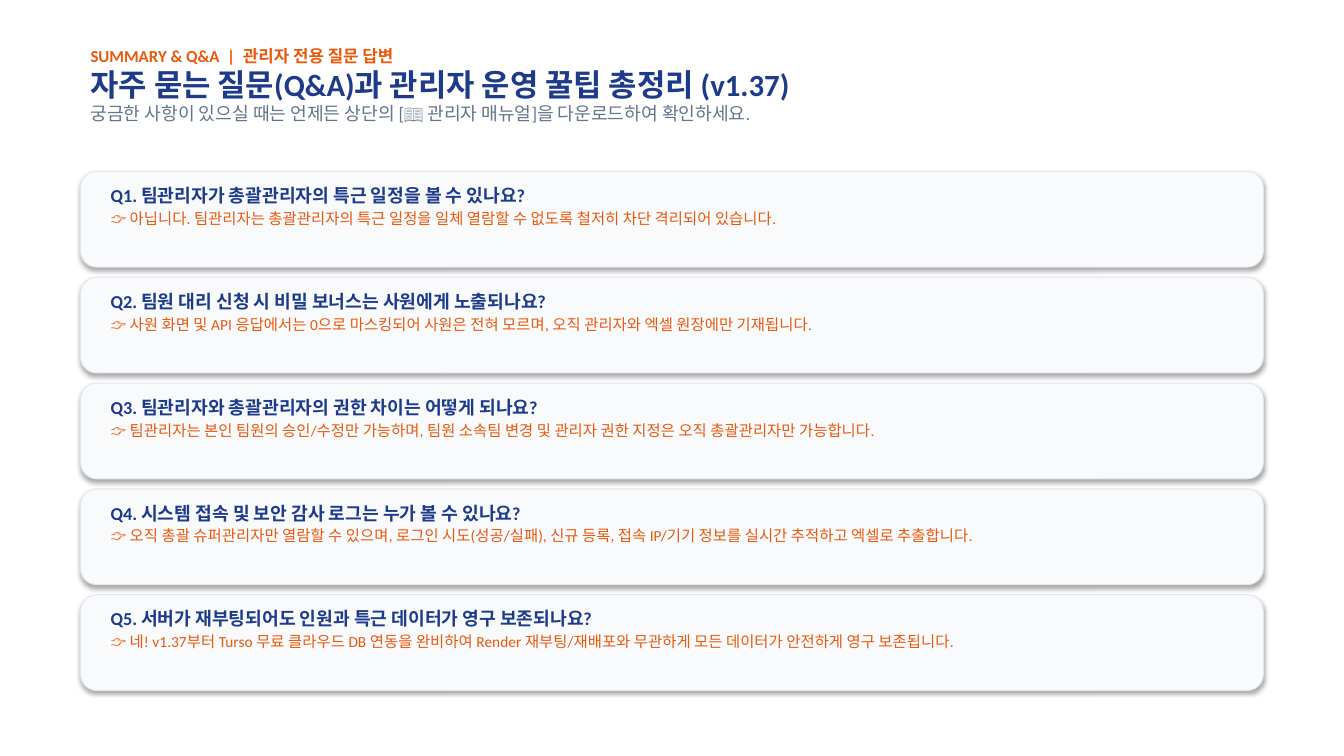
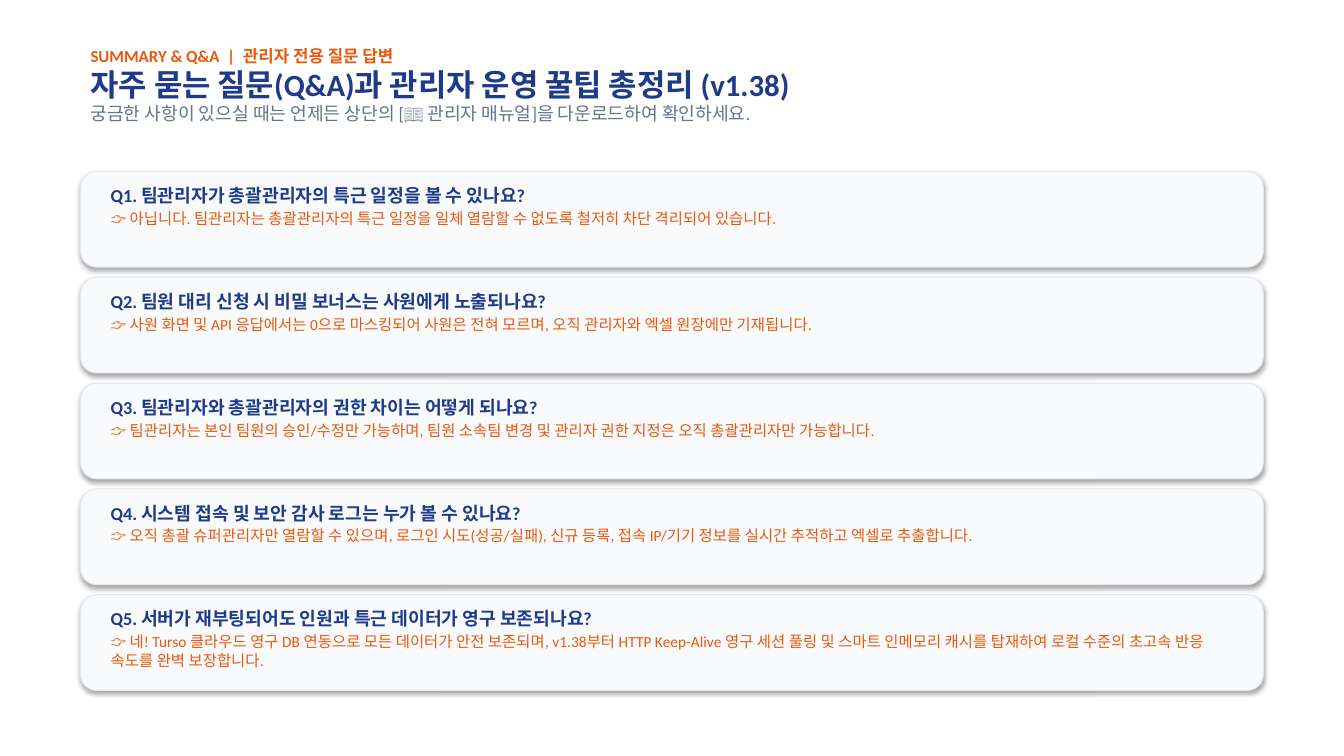
Before and after one commit to rorma34-lab/team-overtime-manager, a slide deck: slide 11 of Overtime_Admin_Manual.pptx. Drawn at 1344x756 pixels with LibreOffice and Linux fonts; fonts in the diff are those of the drawing. Boxes give left, top, right and bottom in pixels: in the first picture for what was removed or moved away, otherwise in the second. Text is boxed around its words. In the diff, an @@ line names an element or a change of style, - is before the commit and + after.

```diff
--- a/Overtime_Admin_Manual.pptx
+++ b/Overtime_Admin_Manual.pptx
@@ text at box(91, 64, 790, 101): text changed @@
-자주 묻는 질문(Q&A)과 관리자 운영 꿀팁 총정리 (v1.37)
+자주 묻는 질문(Q&A)과 관리자 운영 꿀팁 총정리 (v1.38)
@@ text at box(111, 634, 1203, 668): text changed @@
-👉 네! v1.37부터 Turso 무료 클라우드 DB 연동을 완비하여 Render 재부팅/재배포와 무관하게 모든 데이터가 안전하게 영구 보존됩니다.
+👉 네! Turso 클라우드 영구 DB 연동으로 모든 데이터가 안전 보존되며, v1.38부터 HTTP Keep-Alive 영구 세션 풀링 및 스마트 인메모리 캐시를 탑재하여 로컬 수준의 초고속 반응 속도를 완벽 보장합니다.
```
Also in this commit, not shown: 1 other slide changed, 6 other files.
